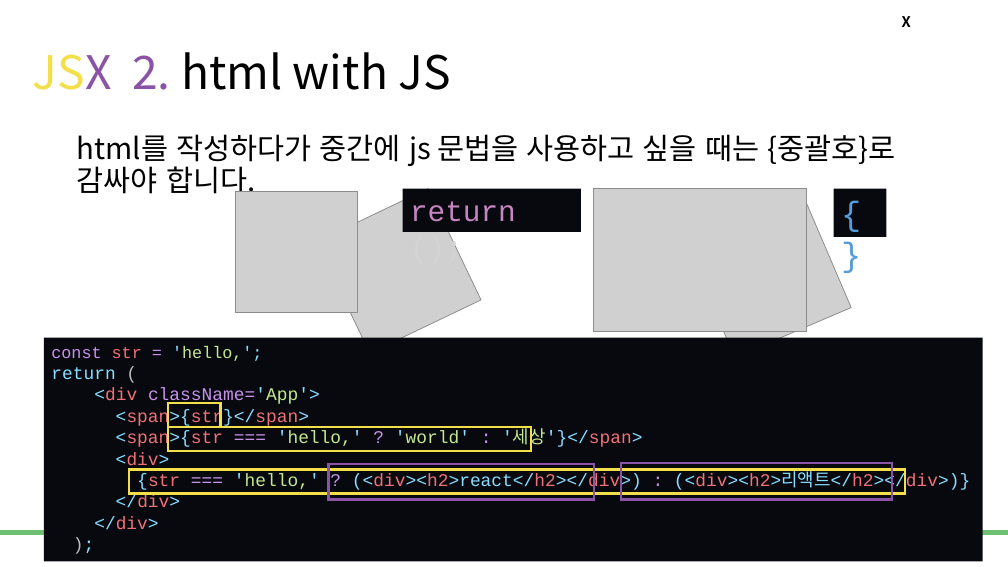
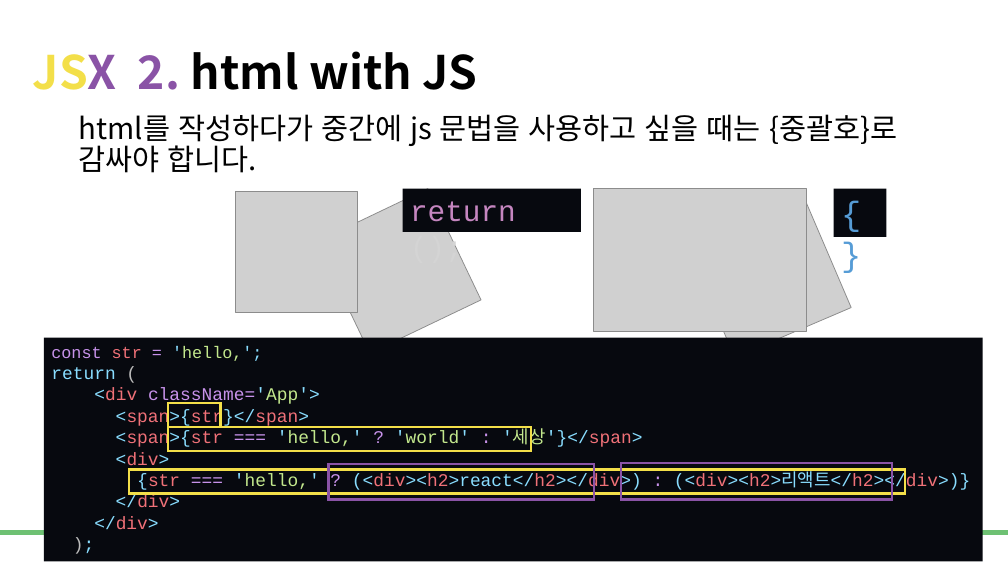
Before and after one commit to DevDamon0527/SeSAC_Yeongdeungpo_Campus_6th, a slide deck: slide 13 of material/[SeSAC_YDP_6] 23_React_Component_JSX.pptx. Drawn at 1008x567 pixels with LibreOffice and Linux fonts; fonts in the diff are those of the drawing; grey boxes stand for pictures; background and template pictures are left out. Boxes give left, top, right and bottom in pixels: in the first picture for what was removed or moved away, otherwise in the second. Text is boxed around its words. In the diff, an @@ line names an element or a change of style, - is before the commit and + after.

```diff
--- a/material/[SeSAC_YDP_6] 23_React_Component_JSX.pptx
+++ b/material/[SeSAC_YDP_6] 23_React_Component_JSX.pptx
@@ title "JSX 2. html with JS" at [33, 51, 478, 90]: bold on @@
@@ text removed at [902, 16, 911, 27] @@
-X
@@ text "html를 작성하다가 중간에 js 문법을 ..." rewrapped from [77, 134, 895, 199] to [79, 114, 897, 173] @@
```
Also in this commit, not shown: 19 other slides changed, 2 other files.
